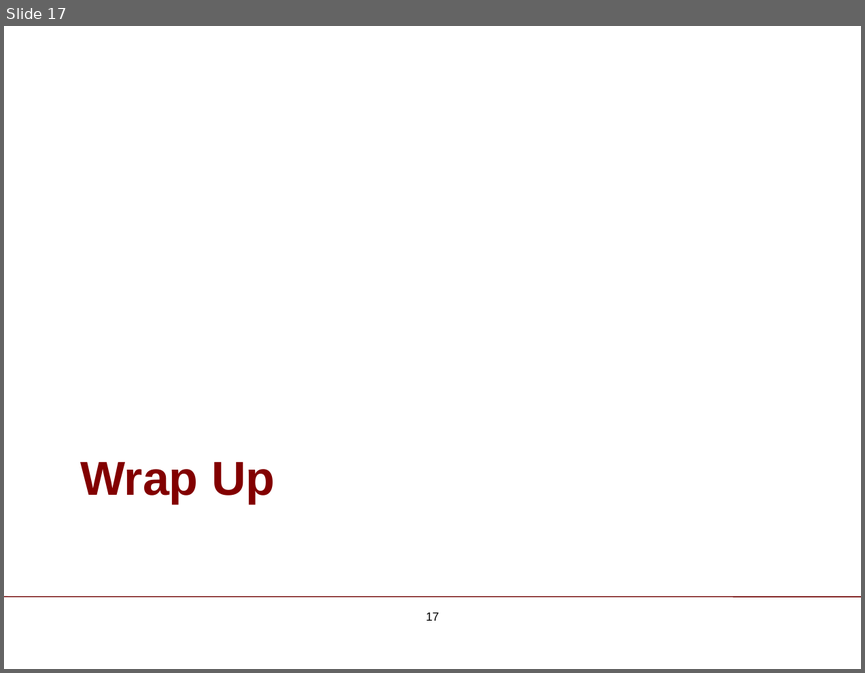
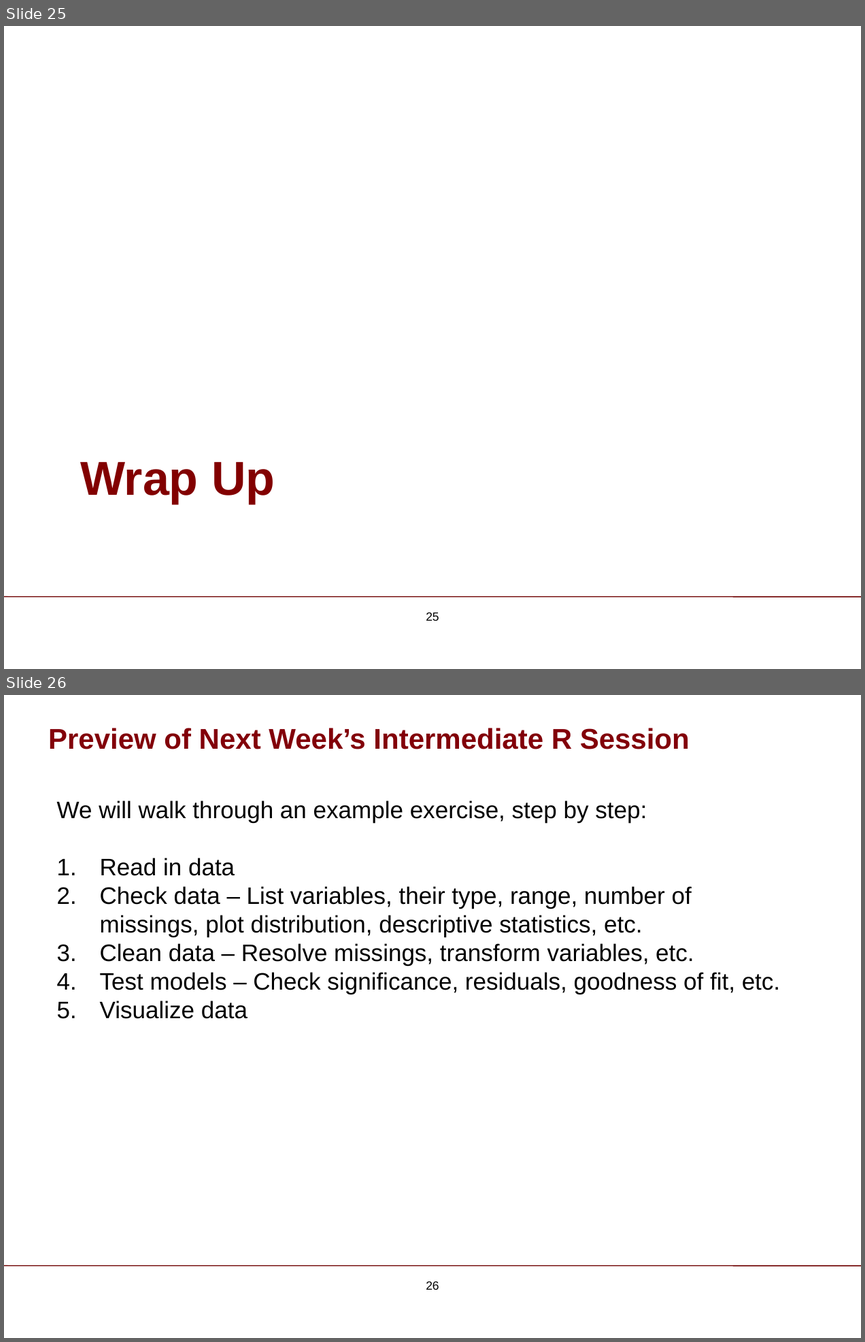
Before and after one commit to ChicagoBoothAnalytics/site, a slide deck: zzz MEDIA/R Basics.pptx. Shown one above the other, each under a label of ours: slide 17 before the commit, slides 25 and 26 after it. The pictures are 865x673 and 865x1342 pixels, drawn with LibreOffice and Linux fonts; fonts in the diff are those of the drawing; background and template pictures are left out. Boxes give left, top, right and bottom in pixels: in the first picture for what was removed or moved away, otherwise in the second. Text is boxed around its words. In the diff, an @@ line names an element or a change of style, - is before the commit and + after.

```diff
--- a/zzz MEDIA/R Basics.pptx
+++ b/zzz MEDIA/R Basics.pptx
@@ slide 26 added at <box>4,695,861,1338</box>, background #FFFFFF; not listed: 1 template element that a slide beside it also shows @@
@@ text added at <box>48,728,689,749</box>, 24 pt, text #820009, bold @@
+Preview of Next Week’s Intermediate R Session
@@ table added at <box>531,747,551,781</box>, 1 rows, 1 columns @@
+
@@ text added at <box>57,800,780,1019</box>, 20 pt, text #000000 @@
+We will walk through an example exercise, step by step:
+1. Read in data
+2. Check data – List variables, their type, range, number of missings, plot distribution, descriptive statistics, etc.
+3. Clean data – Resolve missings, transform variables, etc.
+4. Test models – Check significance, residuals, goodness of fit, etc.
+5. Visualize data
@@ page number added at <box>426,1280,439,1289</box>, 10 pt, text #000000 @@
+26
@@ what was slide 17 is now slide 25 @@
@@ page number at <box>426,611,439,620</box>: text changed @@
-17
+25
```
Also in this commit, not shown: 5 slides changed, 8 other slides added, 1 slide removed.
